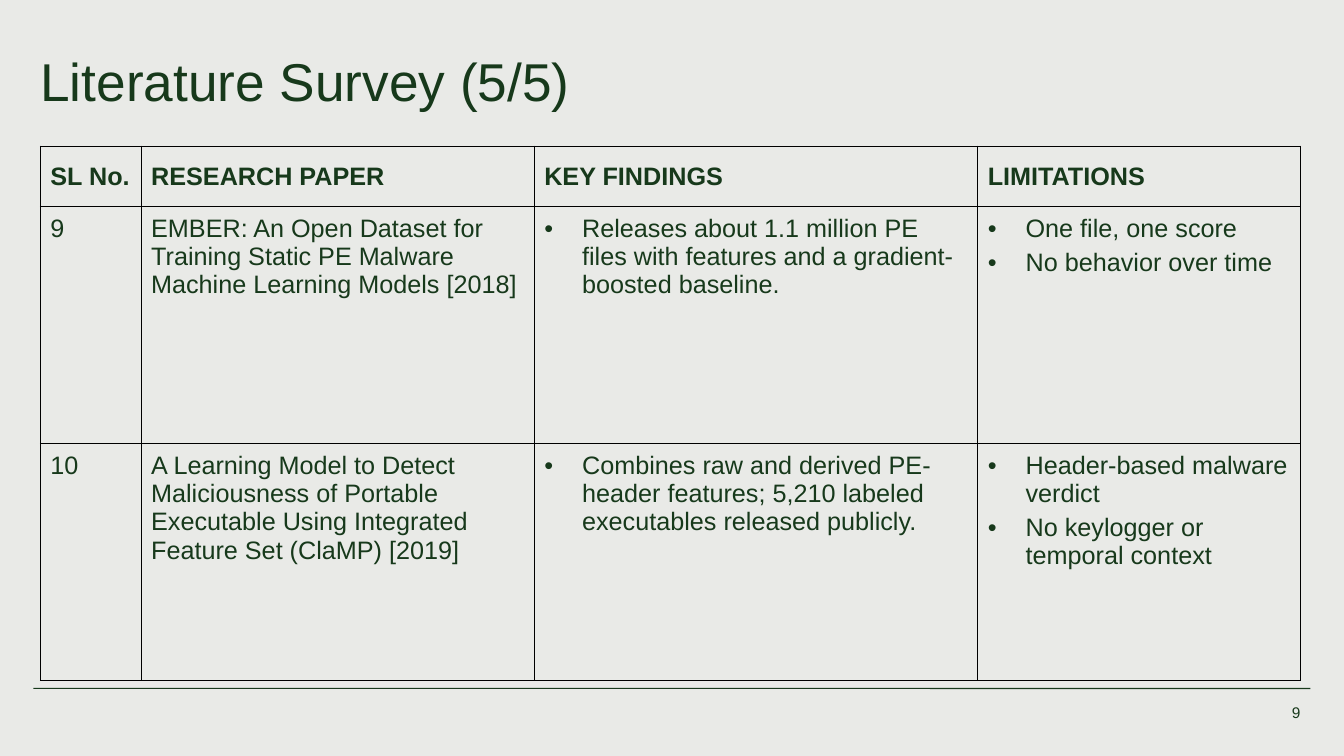
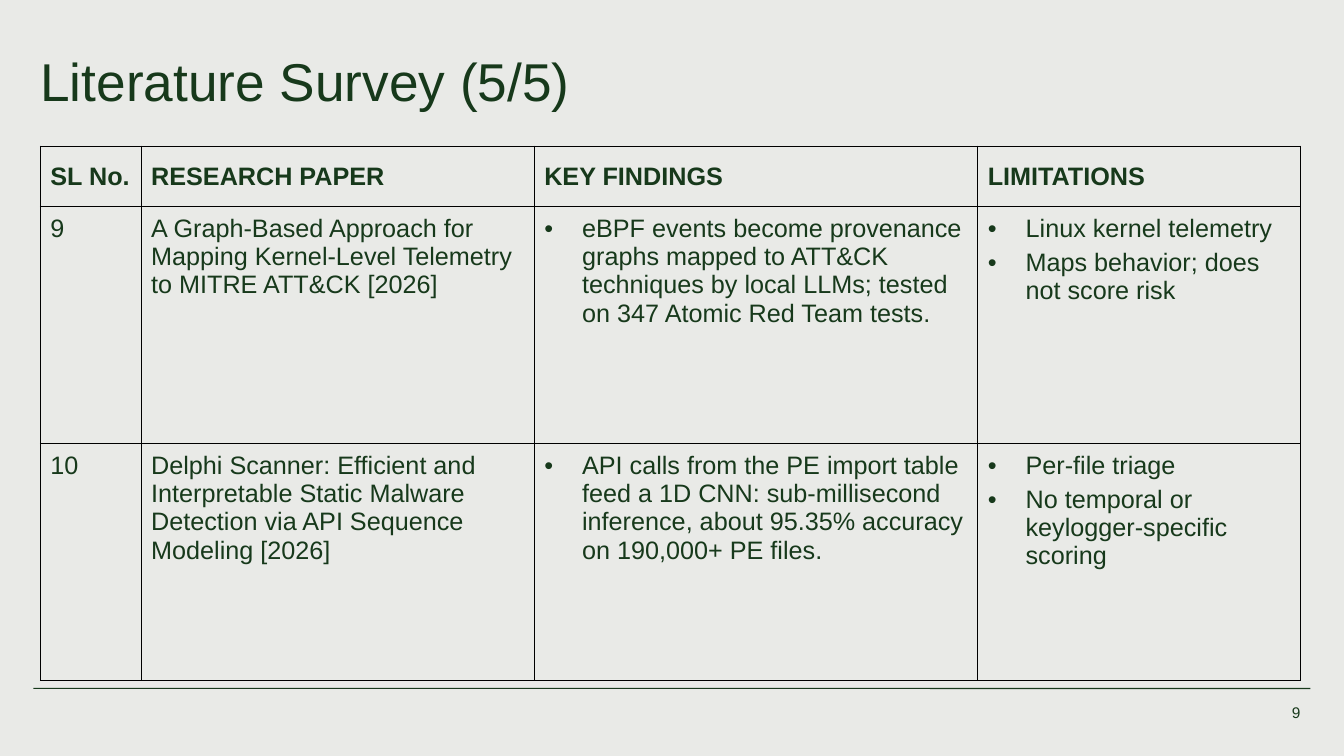
Before and after one commit to abijit2626/keyboard-hook-behavioral-detector, a slide deck: slide 9 of presentation/Keyboard_Hook_Behavioral_Detector.pptx. Drawn at 1344x756 pixels with LibreOffice and Linux fonts; fonts in the diff are those of the drawing. Boxes give left, top, right and bottom in pixels: in the first picture for what was removed or moved away, otherwise in the second. Text is boxed around its words. In the diff, an @@ line names an element or a change of style, - is before the commit and + after.

```diff
--- a/presentation/Keyboard_Hook_Behavioral_Detector.pptx
+++ b/presentation/Keyboard_Hook_Behavioral_Detector.pptx
@@ table at box(40, 146, 1301, 574) @@
-row 2: 9 | EMBER: An Open Dataset for Training Static PE Malware Machine Learning Models [2018] | Releases about 1.1 million PE files with features and a gradient-boosted baseline. | One file, one score / No behavior over time
+row 2: 9 | A Graph-Based Approach for Mapping Kernel-Level Telemetry to MITRE ATT&CK [2026] | eBPF events become provenance graphs mapped to ATT&CK techniques by local LLMs; tested on 347 Atomic Red Team tests. | Linux kernel telemetry / Maps behavior; does not score risk
-row 3: 10 | A Learning Model to Detect Maliciousness of Portable Executable Using Integrated Feature Set (ClaMP) [2019] | Combines raw and derived PE-header features; 5,210 labeled executables released publicly. | Header-based malware verdict / No keylogger or temporal context
+row 3: 10 | Delphi Scanner: Efficient and Interpretable Static Malware Detection via API Sequence Modeling [2026] | API calls from the PE import table feed a 1D CNN: sub-millisecond inference, about 95.35% accuracy on 190,000+ PE files. | Per-file triage / No temporal or keylogger-specific scoring
```
Also in this commit, not shown: 8 other slides changed.
